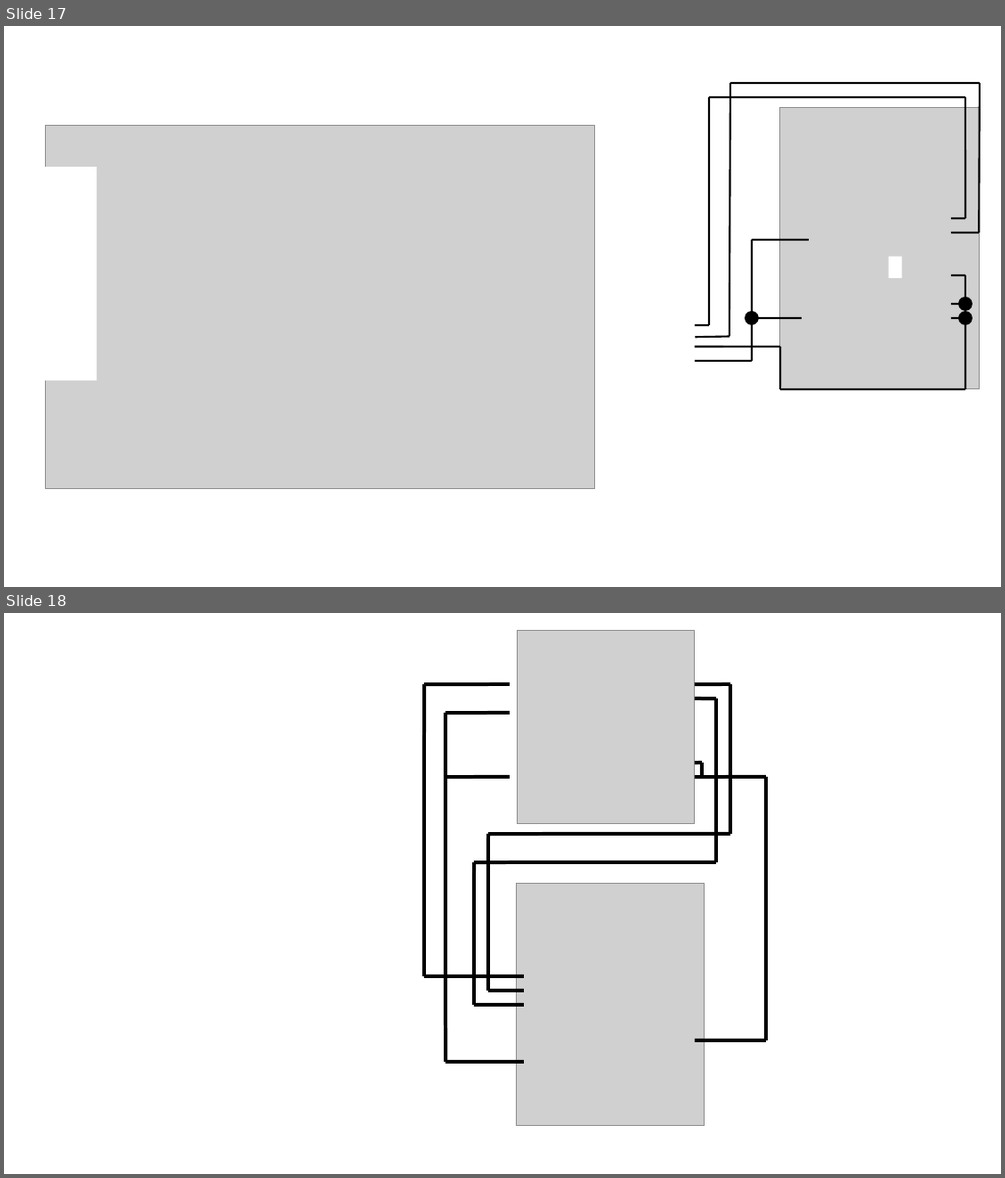
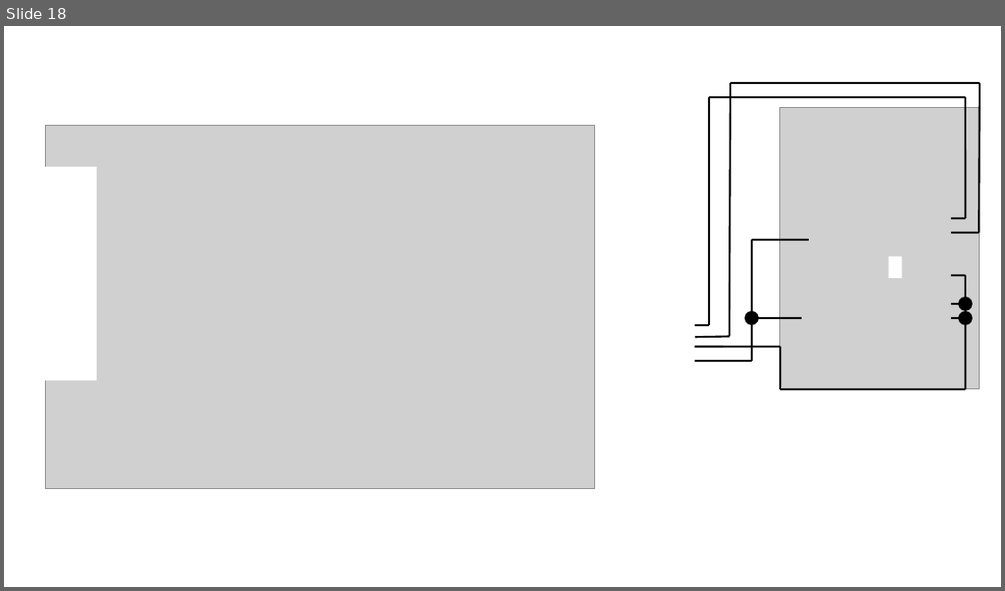
Before and after one commit to Noschvie/shrdzm, a slide deck: hardware/Wiring.odp. Shown one above the other, each under a label of ours: slides 17 and 18 before the commit, slide 18 after it. The pictures are 1005x1178 and 1005x591 pixels, drawn with LibreOffice and Linux fonts; fonts in the diff are those of the drawing; grey boxes stand for pictures. Boxes give left, top, right and bottom in pixels: in the first picture for what was removed or moved away, otherwise in the second. Text is boxed around its words. In the diff, an @@ line names an element or a change of style, - is before the commit and + after.

```diff
--- a/hardware/Wiring.odp
+++ b/hardware/Wiring.odp
@@ slide 18 removed at [4,613,1001,1174], background #FFFFFF @@
@@ picture removed at [518,630,695,824] @@
@@ line removed from (425, 977) to (425, 684) @@
@@ line removed from (510, 684) to (425, 684) @@
@@ line removed from (730, 684) to (695, 684) @@
@@ line removed from (730, 834) to (730, 684) @@
@@ line removed from (445, 713) to (445, 1062) @@
@@ line removed from (510, 713) to (445, 713) @@
@@ line removed from (695, 698) to (716, 698) @@
@@ line removed from (716, 863) to (716, 698) @@
@@ line removed from (703, 763) to (695, 763) @@
@@ line removed from (703, 763) to (703, 777) @@
@@ line removed from (510, 777) to (445, 777) @@
@@ line removed from (767, 777) to (695, 777) @@
@@ line removed from (767, 777) to (767, 1040) @@
@@ line removed from (730, 834) to (488, 834) @@
@@ line removed from (488, 990) to (488, 834) @@
@@ line removed from (474, 1005) to (474, 863) @@
@@ line removed from (716, 863) to (474, 863) @@
@@ picture removed at [517,884,704,1126] @@
@@ line removed from (425, 977) to (524, 977) @@
@@ line removed from (474, 1005) to (524, 1005) @@
@@ line removed from (488, 990) to (524, 990) @@
@@ line removed from (524, 1062) to (445, 1062) @@
@@ line removed from (695, 1040) to (767, 1040) @@
@@ what was slide 17 is now slide 18 @@
```
Also in this commit, not shown: 3 slides changed, 3 slides added.
